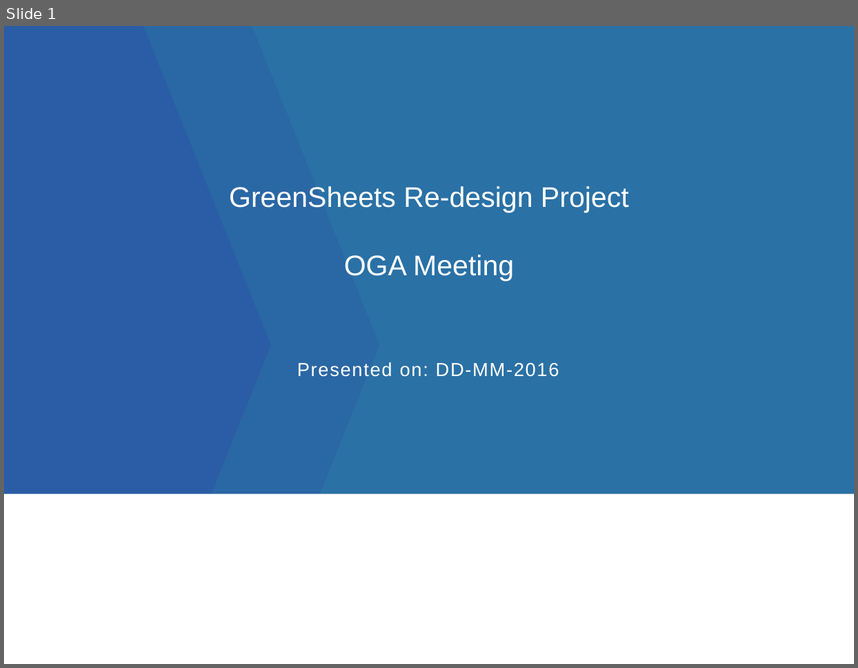
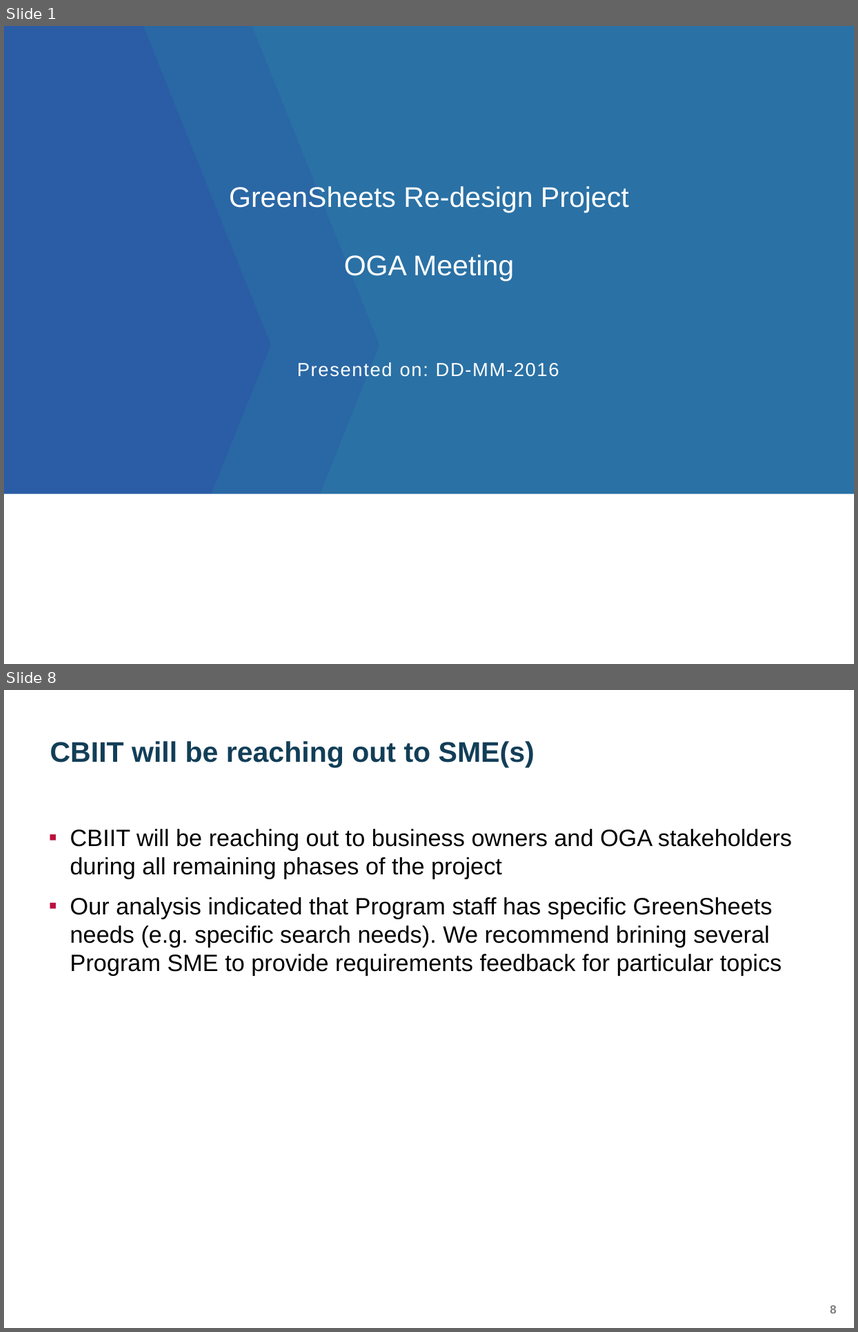
Before and after one commit to yaoh4/greensheets_classic, a slide deck: Requirements/Presentations/GreenSheets OGA presentation_version 1.pptx. Shown one above the other, each under a label of ours: slide 1 before the commit, slides 1 and 8 after it; the slides between them are not shown. The pictures are 858x668 and 858x1332 pixels, drawn with LibreOffice and Linux fonts; fonts in the diff are those of the drawing; background and template pictures are left out. Boxes give left, top, right and bottom in pixels: in the first picture for what was removed or moved away, otherwise in the second. Text is boxed around its words. In the diff, an @@ line names an element or a change of style, - is before the commit and + after.

```diff
--- a/Requirements/Presentations/GreenSheets OGA presentation_version 1.pptx
+++ b/Requirements/Presentations/GreenSheets OGA presentation_version 1.pptx
@@ slide 8 added at (4,690,854,1328), background #FFFFFF @@
@@ title added at (50,741,535,767), 24 pt, text #123E57, bold @@
+CBIIT will be reaching out to SME(s)
@@ text added at (70,829,792,976), 20 pt, text #000000 @@
+▪ CBIIT will be reaching out to business owners and OGA stakeholders during all remaining phases of the project
+▪ Our analysis indicated that Program staff has specific GreenSheets needs (e.g. specific search needs). We recommend brining several Program SME to provide requirements feedback for particular topics
@@ page number added at (830,1305,837,1313), 10 pt, text #7F7F7F, bold @@
+8
```
Also in this commit, not shown: 4 slides changed, 3 other slides added, 10 slides removed.
